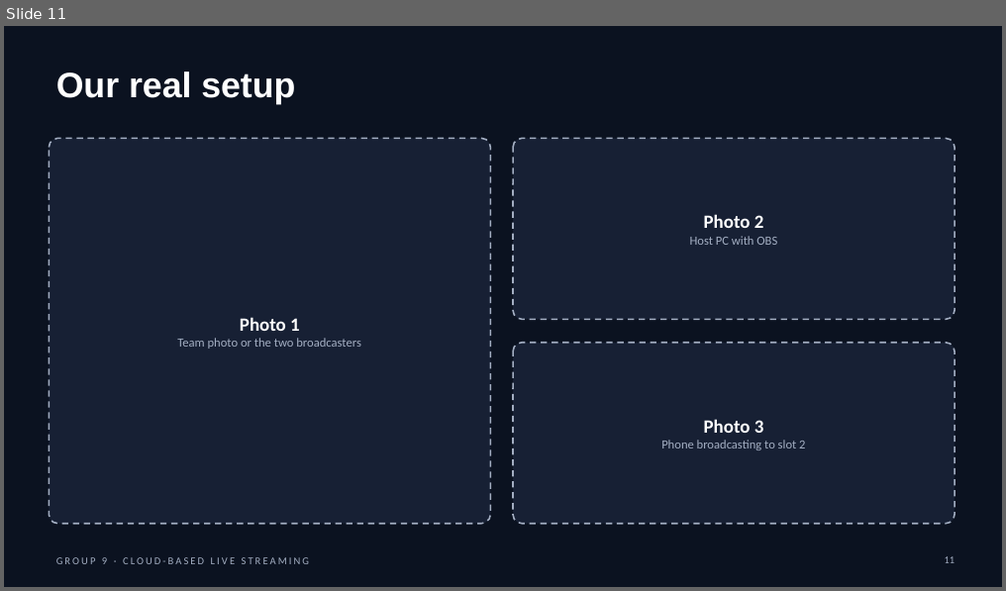
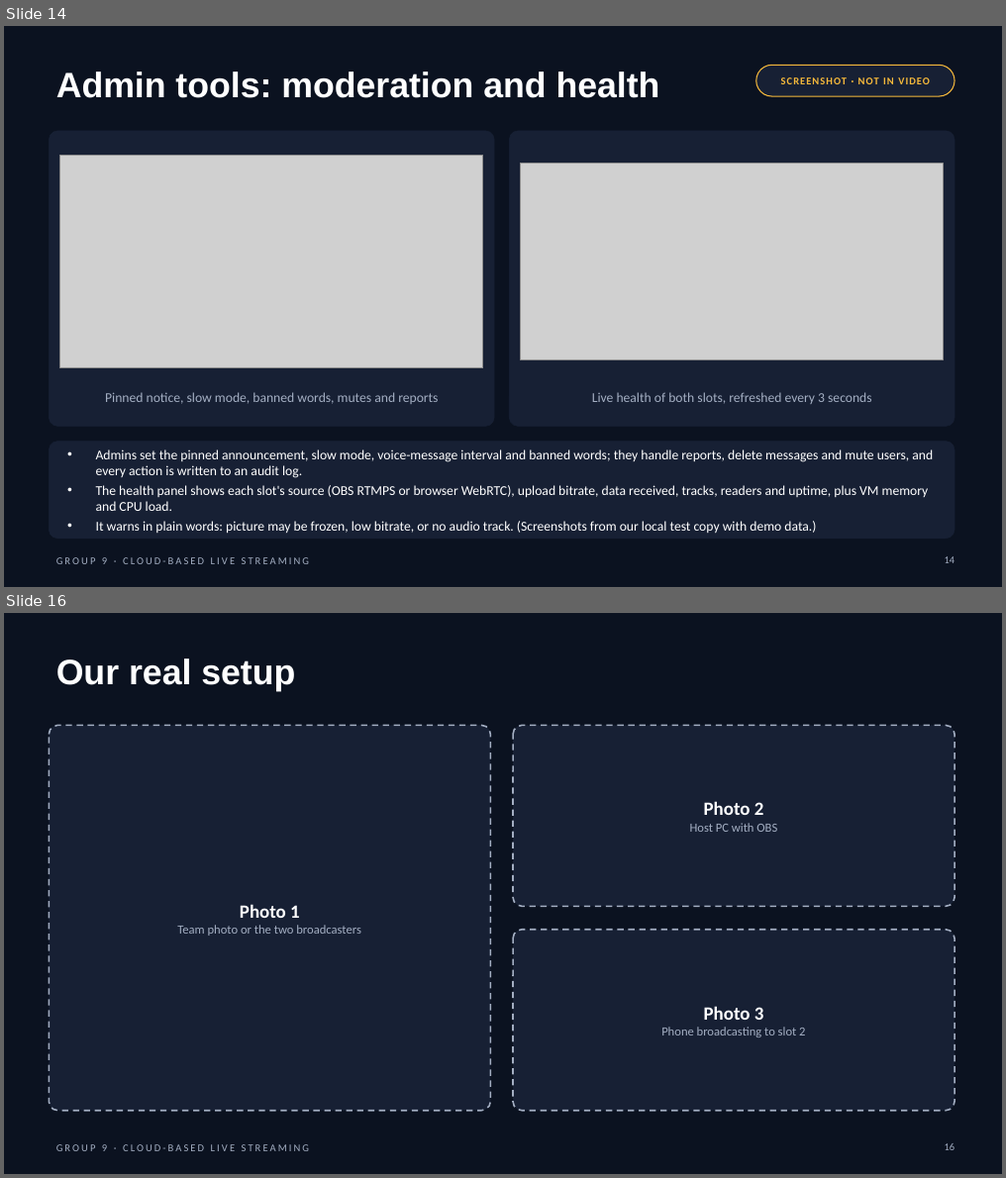
Before and after one commit to yycc0112299/live_streaming, a slide deck: docs/final-report/Group 9.pptx. Shown one above the other, each under a label of ours: slide 11 before the commit, slides 14 and 16 after it; the slides between them are not shown. The pictures are 1006x591 and 1006x1178 pixels, drawn with LibreOffice and Linux fonts; fonts in the diff are those of the drawing; grey boxes stand for pictures. Boxes give left, top, right and bottom in pixels: in the first picture for what was removed or moved away, otherwise in the second. Text is boxed around its words. In the diff, an @@ line names an element or a change of style, - is before the commit and + after.

```diff
--- a/docs/final-report/Group 9.pptx
+++ b/docs/final-report/Group 9.pptx
@@ slide 14 added at bbox=[4, 26, 1002, 587], background #0B1220; not listed: 1 template element that a slide beside it also shows @@
@@ title added at bbox=[56, 72, 660, 98], 34 pt, text #FFFFFF, bold @@
+Admin tools: moderation and health
@@ rounded rectangle added at bbox=[756, 65, 954, 96], fill #172034, outline #F6B93B 1 pt @@
@@ text added at bbox=[781, 77, 930, 84], 10 pt, text #F6B93B, bold @@
+SCREENSHOT · NOT IN VIDEO
@@ rounded rectangle added at bbox=[49, 131, 494, 427], fill #172034, outline #172034 0.5 pt @@
@@ rounded rectangle added at bbox=[509, 131, 954, 427], fill #172034, outline #172034 0.5 pt @@
@@ picture added at bbox=[60, 156, 483, 369] @@
@@ picture added at bbox=[521, 164, 944, 361] @@
@@ text added at bbox=[105, 392, 438, 404], 13 pt, text #A3AEC2 @@
+Pinned notice, slow mode, banned words, mutes and reports
@@ text added at bbox=[592, 392, 872, 404], 13 pt, text #A3AEC2 @@
+Live health of both slots, refreshed every 3 seconds
@@ rounded rectangle added at bbox=[49, 442, 954, 539], fill #172034, outline #172034 0.5 pt @@
@@ text added at bbox=[96, 450, 933, 534], 13 pt, text #FFFFFF @@
+• Admins set the pinned announcement, slow mode, voice-message interval and banned words; they handle reports, delete messages and mute users, and every action is written to an audit log.
+• The health panel shows each slot's source (OBS RTMPS or browser WebRTC), upload bitrate, data received, tracks, readers and uptime, plus VM memory and CPU load.
+• It warns in plain words: picture may be frozen, low bitrate, or no audio track. (Screenshots from our local test copy with demo data.)
@@ page number added at bbox=[944, 557, 955, 564], 10 pt, text #A3AEC2 @@
+14
@@ what was slide 11 is now slide 16 @@
@@ page number at bbox=[944, 1144, 955, 1151]: text changed @@
-11
+16
```
Also in this commit, not shown: 4 other slides added, 16 other files.
